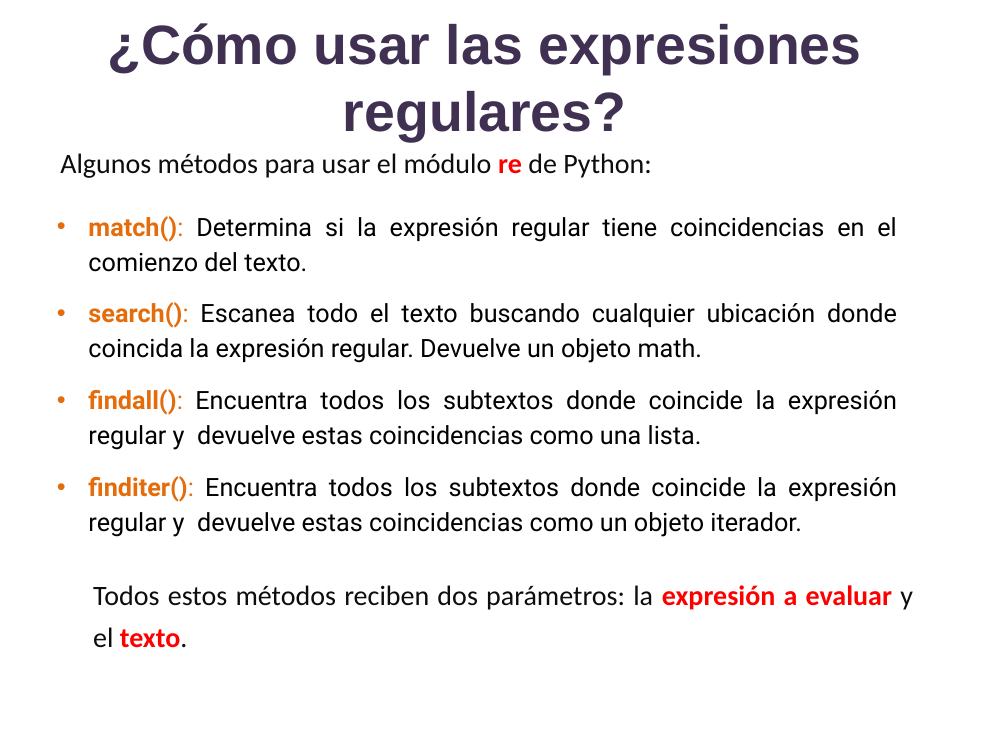
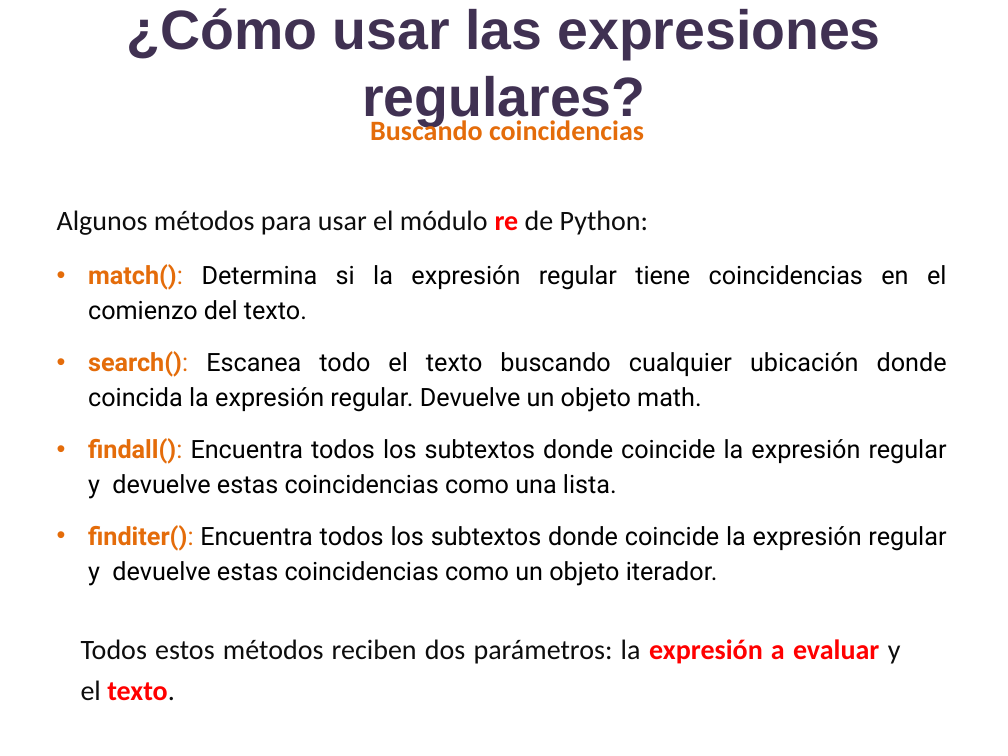
Before and after one commit to lizetheP/Analitica, a slide deck: slide 3 of CalendarioAgo2022/presentaciones/19_Modulo_re.pptx. Drawn at 1008x756 pixels with LibreOffice and Linux fonts; fonts in the diff are those of the drawing. Boxes give left, top, right and bottom in pixels: in the first picture for what was removed or moved away, otherwise in the second. Text is boxed around its words. In the diff, an @@ line names an element or a change of style, - is before the commit and + after.

```diff
--- a/CalendarioAgo2022/presentaciones/19_Modulo_re.pptx
+++ b/CalendarioAgo2022/presentaciones/19_Modulo_re.pptx
@@ title "¿Cómo usar las expresiones regulares?": place and size @@
-title "¿Cómo usar las expresiones regulares?" at bbox=[107, 23, 861, 141]
+title "¿Cómo usar las expresiones regulares?" at bbox=[127, 8, 880, 126]
@@ text added at bbox=[370, 117, 644, 141], 20 pt, text #E46C0A, bold @@
+Buscando coincidencias
@@ text "Algunos métodos para usar el ...": place and size @@
-text "Algunos métodos para usar el ..." at bbox=[60, 153, 652, 178]
+text "Algunos métodos para usar el ..." at bbox=[57, 210, 649, 235]
@@ text "match(): Determina si la expresión ..." rewrapped from bbox=[88, 216, 897, 537] to bbox=[88, 264, 947, 586] @@
@@ text "Todos estos métodos reciben dos ...": place and size @@
-text "Todos estos métodos reciben dos ..." at bbox=[93, 585, 913, 648]
+text "Todos estos métodos reciben dos ..." at bbox=[81, 639, 901, 701]
```
Also in this commit, not shown: 1 other slide changed, 6 slides added, 13 other files.
